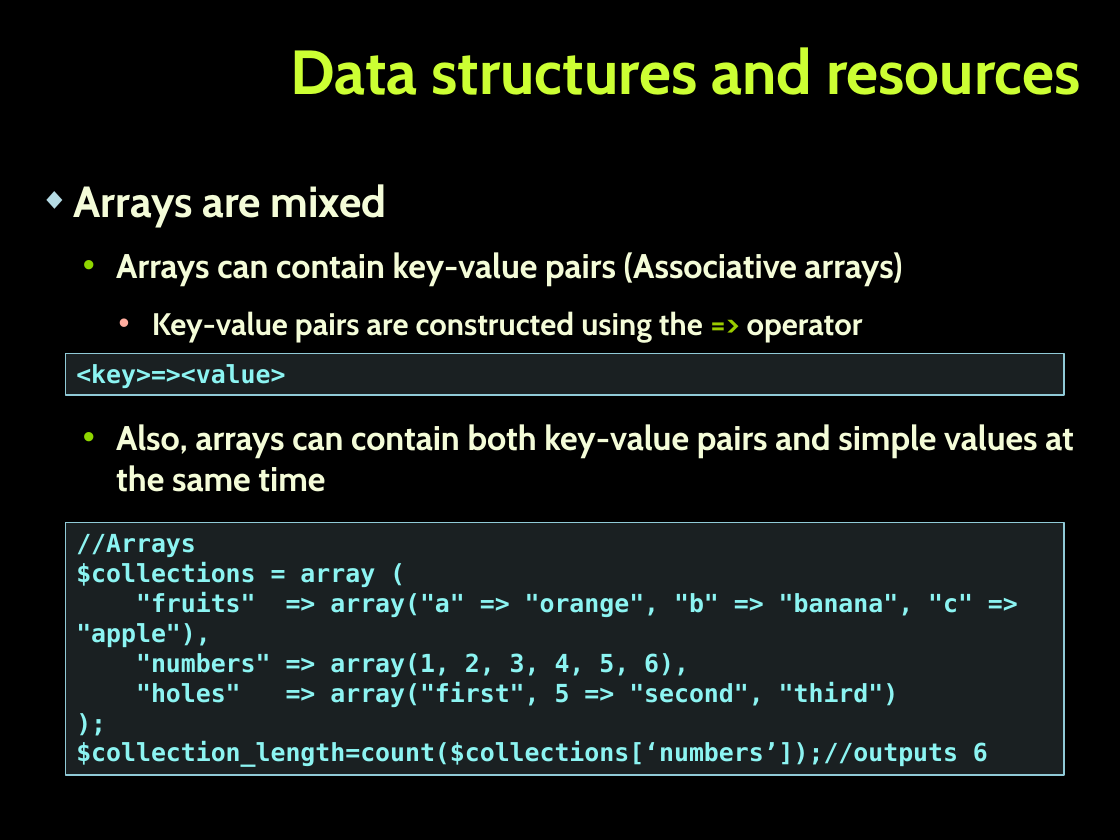
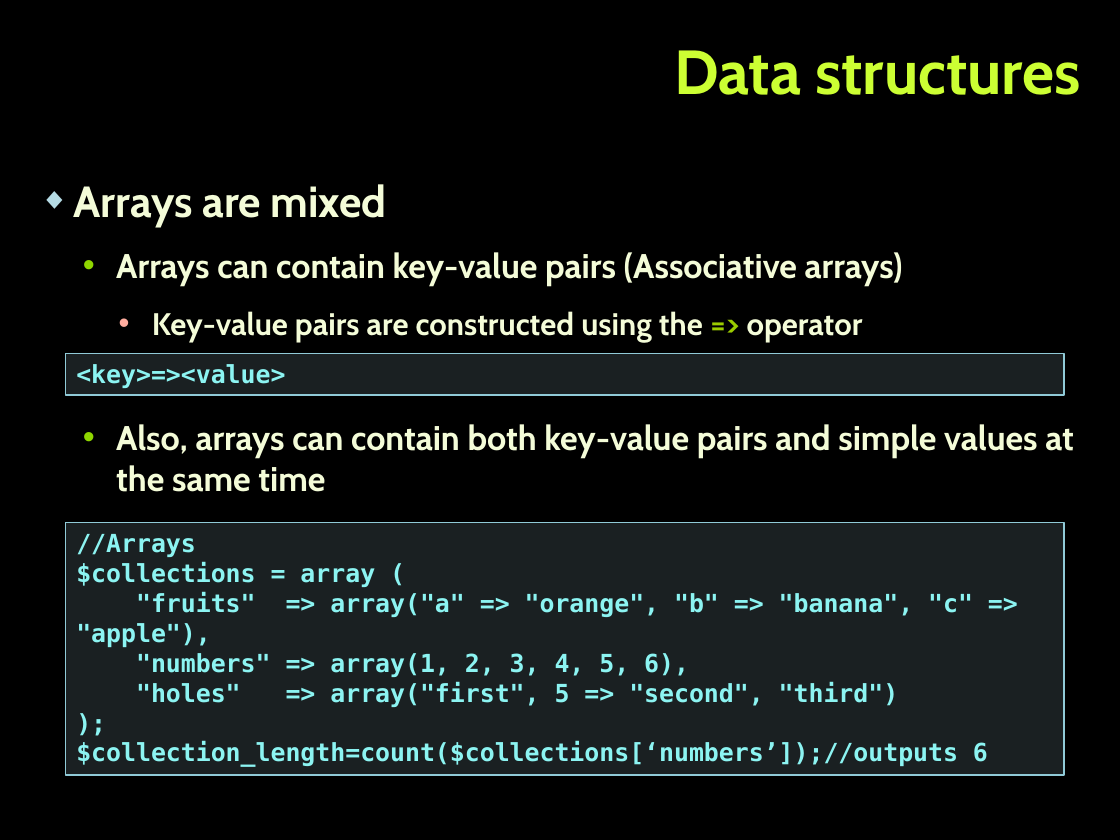
Before and after one commit to tanzhur/PHP_MVC-seminar, a slide deck: slide 19 of PHP_MVC.pptx. Drawn at 1120x840 pixels with LibreOffice and Linux fonts; fonts in the diff are those of the drawing; background and template pictures are left out. Boxes give left, top, right and bottom in pixels: in the first picture for what was removed or moved away, otherwise in the second. Text is boxed around its words. In the diff, an @@ line names an element or a change of style, - is before the commit and + after.

```diff
--- a/PHP_MVC.pptx
+++ b/PHP_MVC.pptx
@@ title at bbox=[674, 50, 1081, 95]: text changed @@
-Data structures and resources
+Data structures
```
Also in this commit, not shown: 1 other slide changed, 12 slides added, 1 other file.
